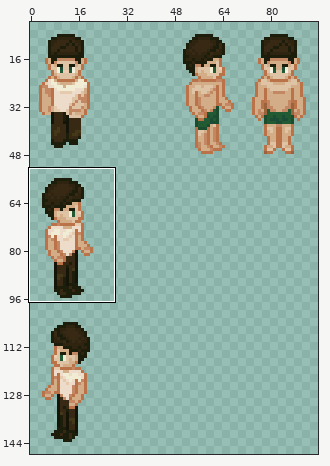
File history of a pixel-art file, Assets/character/Main Character/Character_front.aseprite. Above, an overview of the earlier version with the close-up marked.
Close-up. As it was:
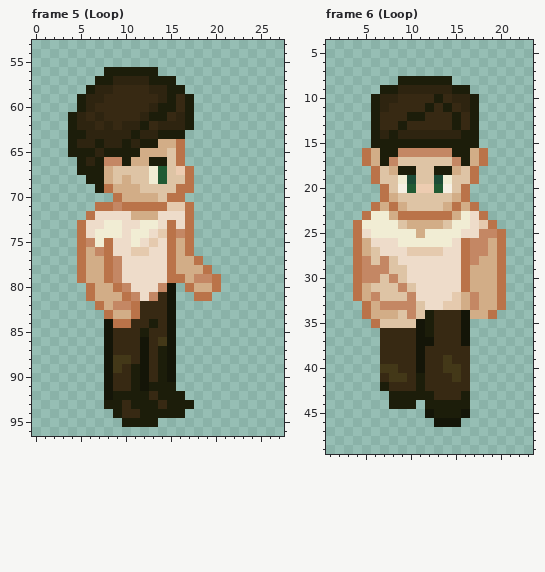
240x288 pixels, 8 frames. Colours within 5 levels of each other are drawn and written as one. Shown: frame 5 (Loop): x 0..27, y 53..96; frame 6 (Loop): x 1..23, y 4..49. The wide view leaves out empty margins. The commit also changed other frames or places, which this record leaves out.
And afterwards:
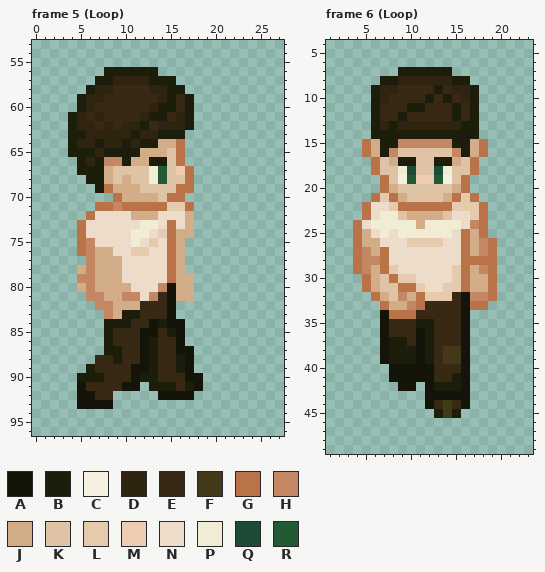
Palette (. is transparent): A #141508  B #1c1d0a  C #f6f0e3  D #2e2410  E #372913  F #433818  G #ba7349  H #c48764  J #d2ad87  K #dec4a5  L #e5caae  M #edccb1  N #eedcca  P #f1edd4  Q #1c4b36  R #215a33
Changes in this commit:
Changed rows in their new state; - is an unchanged pixel.
Frame 5 (Loop), layer "Layer 5":
first column x 5:
72 ------------J---
73 ---NN-------J---
74 --NNN------JJ---
75 --NN--------.---
76 -HJJ--------.---
77 .H-JJ-------..--
78 JH-JJ-------...-
79 HH-JJ------J-...
80 JH--JJ-----JJ...
81 -HH--H-----JJ..-
82 --HHJJJ---------
83 ---H-BB---------
84 ---BBB--AB-A----
85 ---B---AA-BA----
86 ---B----BEEA----
87 ---BB---BEEAA---
88 --EEBE--BEEBA---
89 -BEEE-A-BEEBA---
90 BBBE--ABBEEEAA--
91 AEEE-AA.---EBA--
92 AAEE.....AAAA---
93 AAAA.........---
94 ----........----
95 -----....-------
Frame 6 (Loop), layer "Layer 5":
first column x 4:
 7 -----BBBBBB------
 8 ---BBDDDDDDBB----
 9 --BDDEEEEBEDDB---
10 ----E---BEBE-----
11 ---E--BBE-EBE----
12 -----BEE---------
13 ---DBDDDDDDDB----
14 ---B-BBBBBBB-----
15 -GJ--HHHHHH--JG--
16 ----HKKKKKKH-----
17 -.GKJBB--BBJKG.--
18 ----KPQ--QPK-----
19 --.G-CRMMRC-G.---
20 ----JKKKKKKJ-----
21 --GLGJ----JGLG---
22 -GNNLGGGGGGLLLG--
23 --N-PKJJJJKNNL---
24 -N---PP-PPP-NHG.-
25 -JN-N--P---NGJG..
26 --J--NLLLLN--J-G.
27 -HJG--NNNN---J-G.
28 --HGN--------GGG.
29 --JGLN-----L--HG.
30 .GJ-GLL----L---G.
31 .GJ--GGL--LL---G.
32 ..GJ-HJGLLLEA-HG.
33 -..GJJ-GEEEEAGG..
34 -..AGGGEE----...-
35 --.AEEEB---------
36 ---A-------------
37 ---ABB--B--------
38 ---ABBB-B-FFA----
39 ---ABBB-B--FA----
40 ---.AAA-A-EEA----
41 ---.AAAAA--BA----
42 ---..AA.ABBBA----
43 ----....AAAAA----
44 ----...-AEFEA----
45 --------.-F-.----
46 ---------...-----
